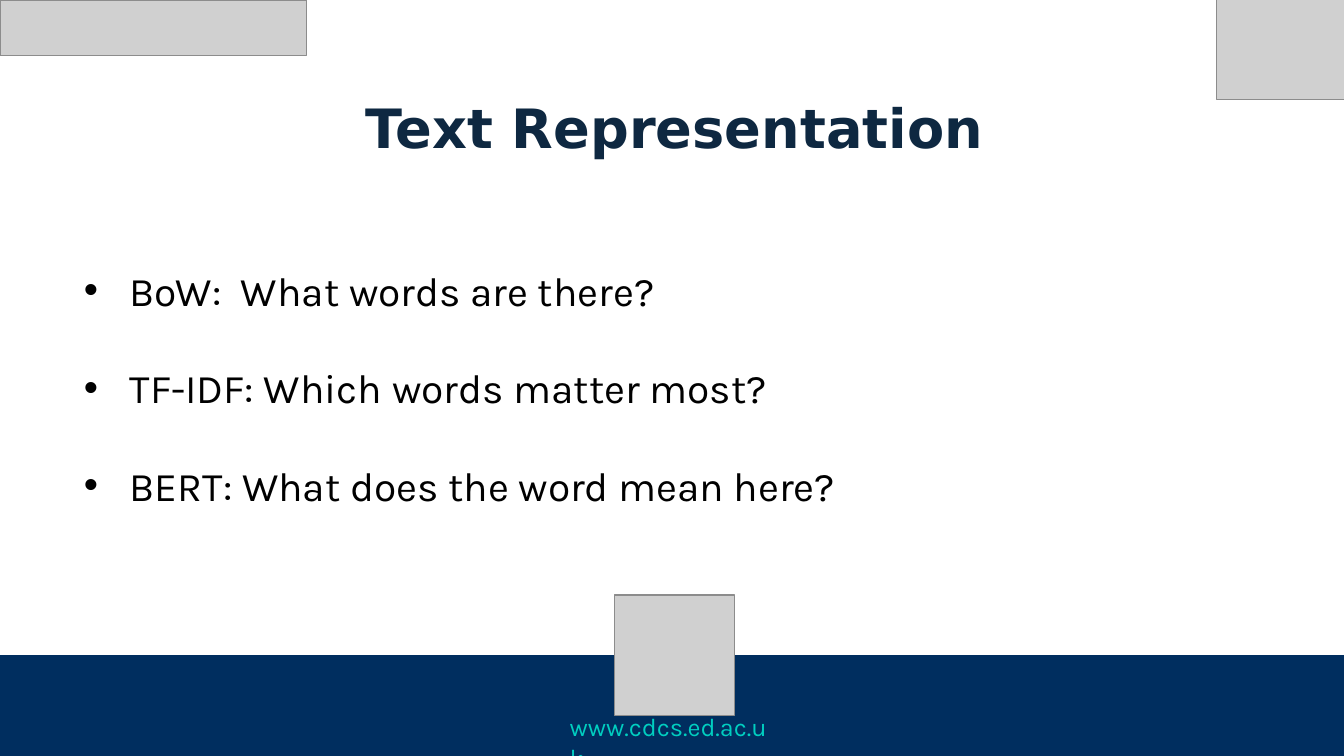
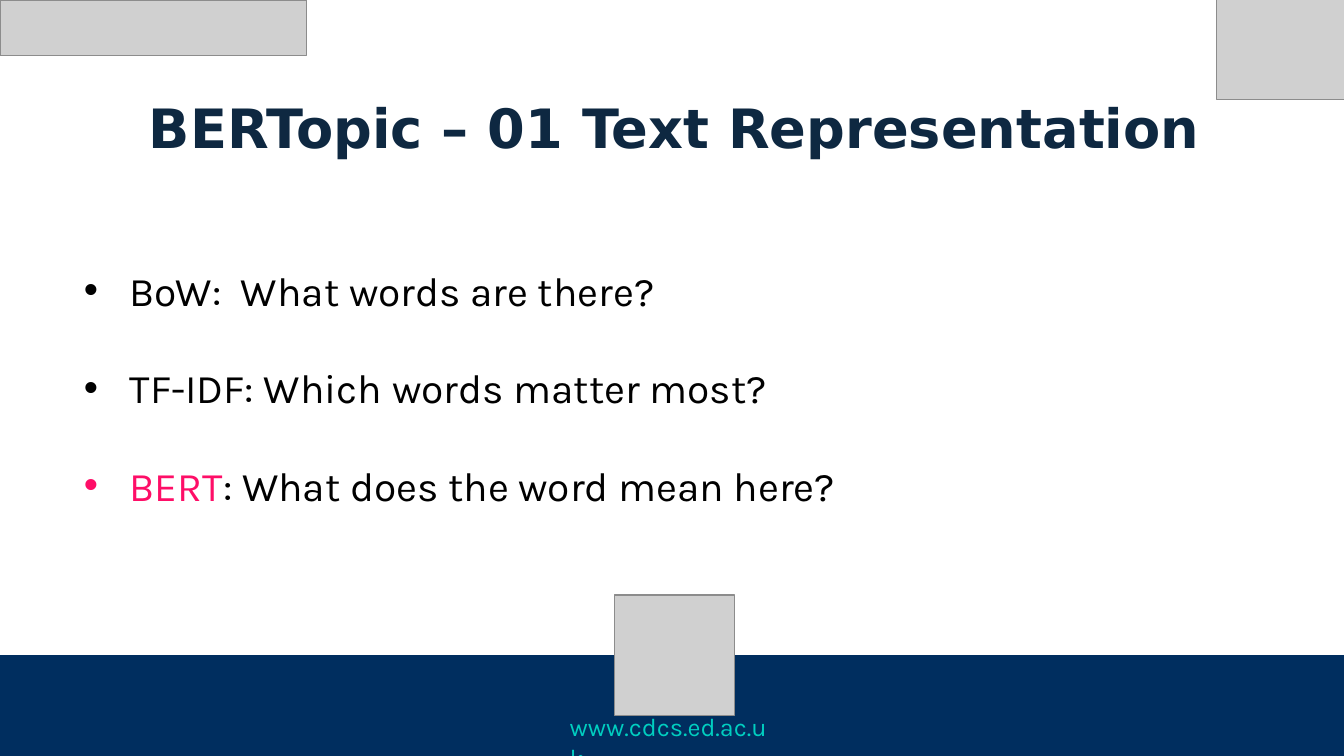
Before and after one commit to DCS-training/TopicModellingBert, a slide deck: slide 17 of Slides/TopicModelingBERT_W1_JL.pptx (slide 12 before the commit). Drawn at 1344x756 pixels with LibreOffice and Linux fonts; fonts in the diff are those of the drawing; grey boxes stand for pictures. Boxes give left, top, right and bottom in pixels: in the first picture for what was removed or moved away, otherwise in the second. Text is boxed around its words. In the diff, an @@ line names an element or a change of style, - is before the commit and + after.

```diff
--- a/Slides/TopicModelingBERT_W1_JL.pptx
+++ b/Slides/TopicModelingBERT_W1_JL.pptx
@@ text at (149, 106, 1199, 159): text changed @@
-Text Representation
+BERTopic – 01 Text Representation
@@ text at (130, 473, 835, 502): text colour #000000 to #FE0E67 in "BERT:" @@
```
Also in this commit, not shown: 9 other slides changed, 8 slides added, 1 slide removed, 2 other files.
